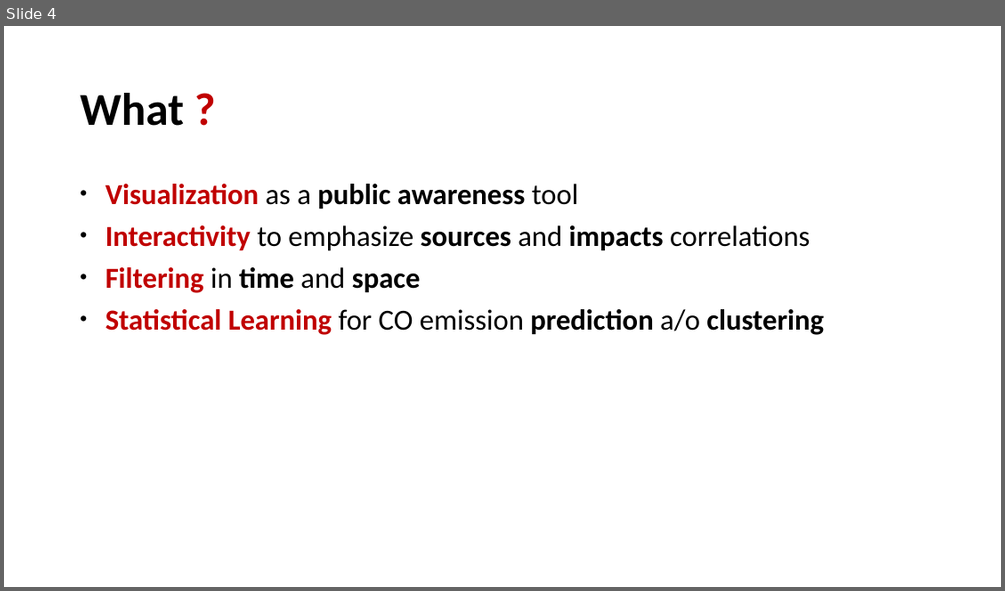
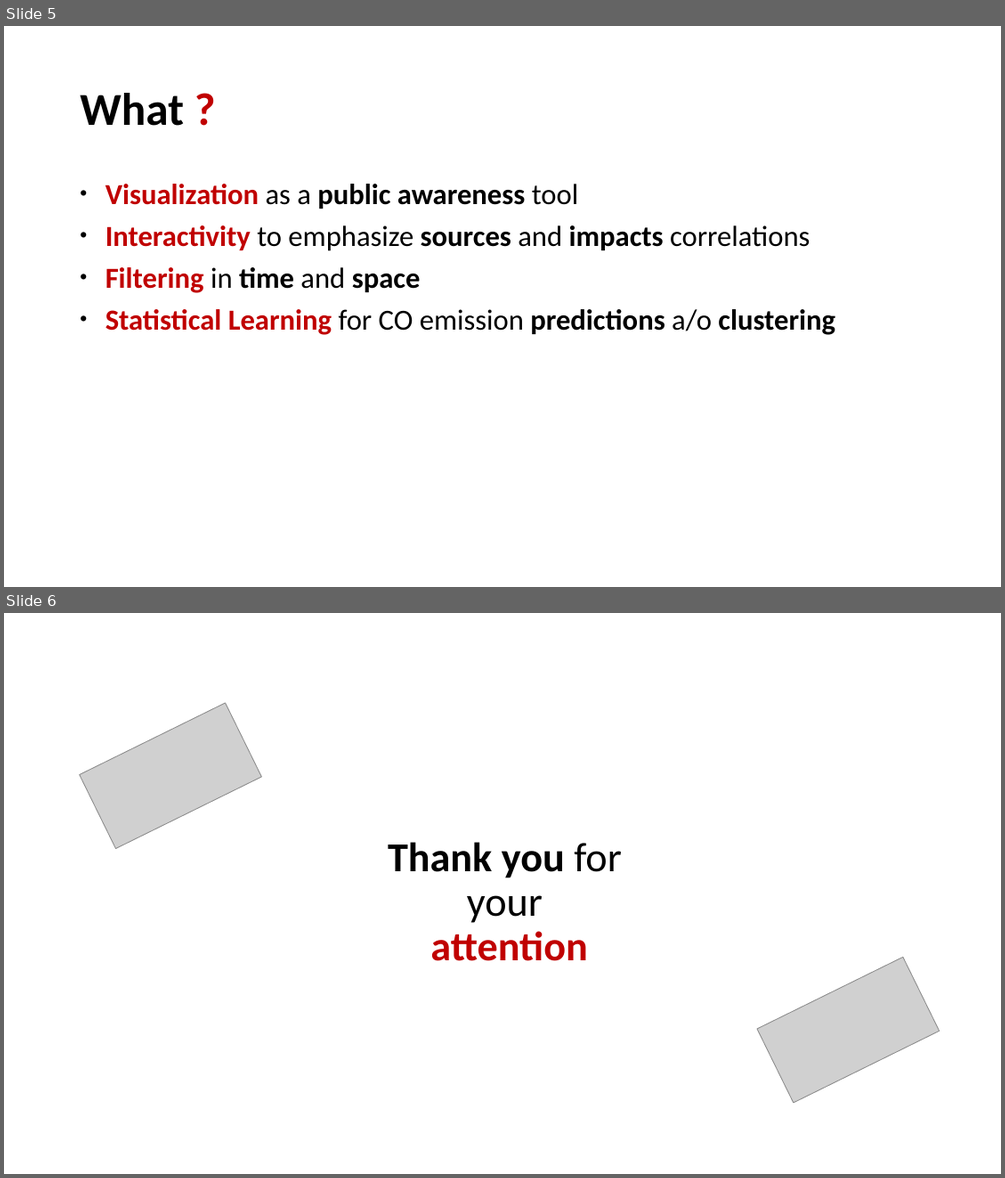
Before and after one commit to AlexisDrch/Data-Visualization, a slide deck: project/presentation/presentationv.1.pptx. Shown one above the other, each under a label of ours: slide 4 before the commit, slides 5 and 6 after it. The pictures are 1005x591 and 1005x1178 pixels, drawn with LibreOffice and Linux fonts; fonts in the diff are those of the drawing; grey boxes stand for pictures. Boxes give left, top, right and bottom in pixels: in the first picture for what was removed or moved away, otherwise in the second. Text is boxed around its words. In the diff, an @@ line names an element or a change of style, - is before the commit and + after.

Commit message:
presentation diagrams for CO emission in the US

```diff
--- a/project/presentation/presentationv.1.pptx
+++ b/project/presentation/presentationv.1.pptx
@@ slide 6 added at <box>4,613,1001,1174</box>, background #FFFFFF @@
@@ picture added at <box>80,703,261,848</box> @@
@@ title added at <box>388,842,622,961</box>, 39.6 pt, text #000000, bold @@
+Thank you for
+your
+attention
@@ picture added at <box>757,957,938,1103</box> @@
@@ what was slide 4 is now slide 5 @@
@@ slide 5 changed as well @@
@@ text at <box>105,309,835,335</box>: text changed @@
-• Statistical Learning for CO emission prediction a/o clustering
+• Statistical Learning for CO emission predictions a/o clustering
```
Also in this commit, not shown: 3 other slides changed, 1 other slide added, 7 other files.
